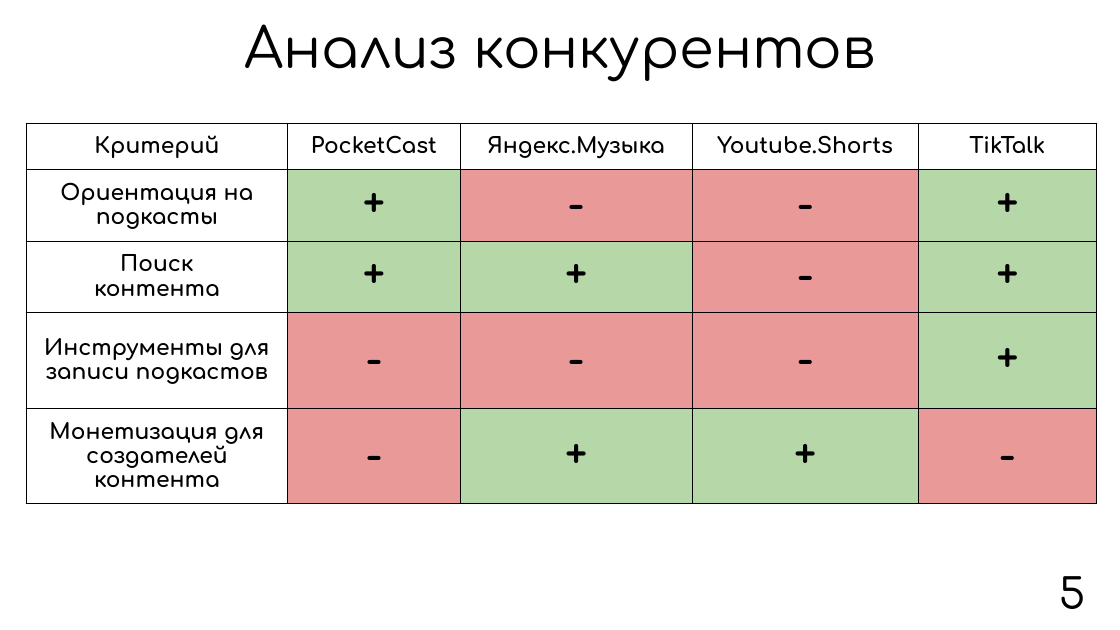
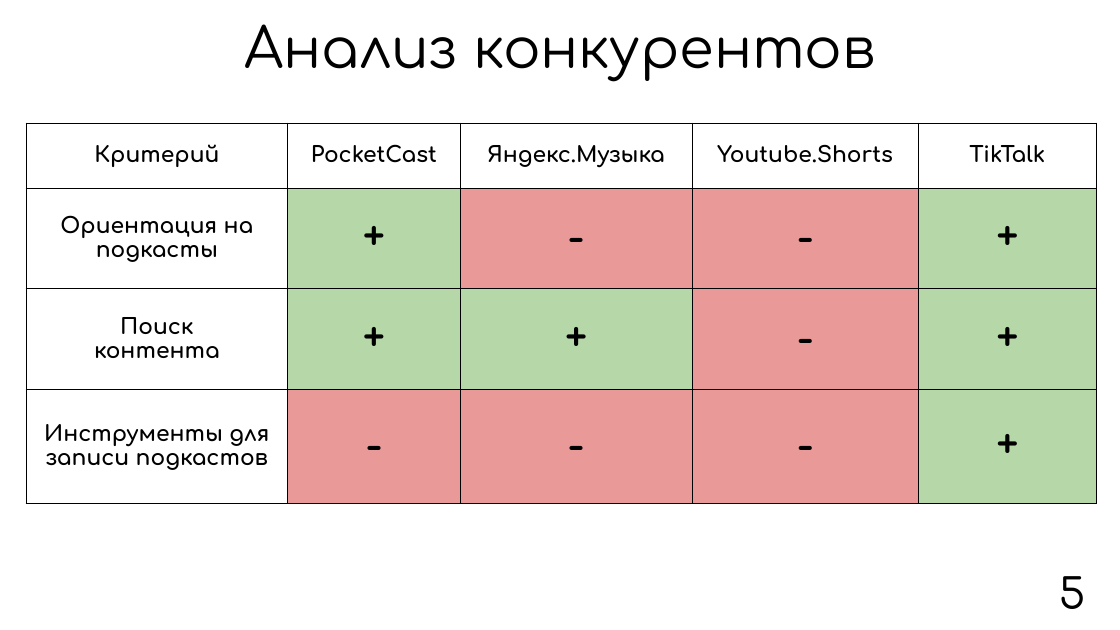
Before and after one commit to SazonovAlexander/9.1-TikTalk, a slide deck: slide 5 of presentation/presentation product/Презентация TikTalk.pptx. Drawn at 1120x630 pixels with LibreOffice and Linux fonts; fonts in the diff are those of the drawing. Boxes give left, top, right and bottom in pixels: in the first picture for what was removed or moved away, otherwise in the second. Text is boxed around its words. In the diff, an @@ line names an element or a change of style, - is before the commit and + after.

```diff
--- a/presentation/presentation product/Презентация TikTalk.pptx
+++ b/presentation/presentation product/Презентация TikTalk.pptx
@@ table at [26, 123, 1096, 504] @@
-row 5: Монетизация для создателей контента | - | + | + | -
```
Also in this commit, not shown: 6 other slides changed, 3 other files.
